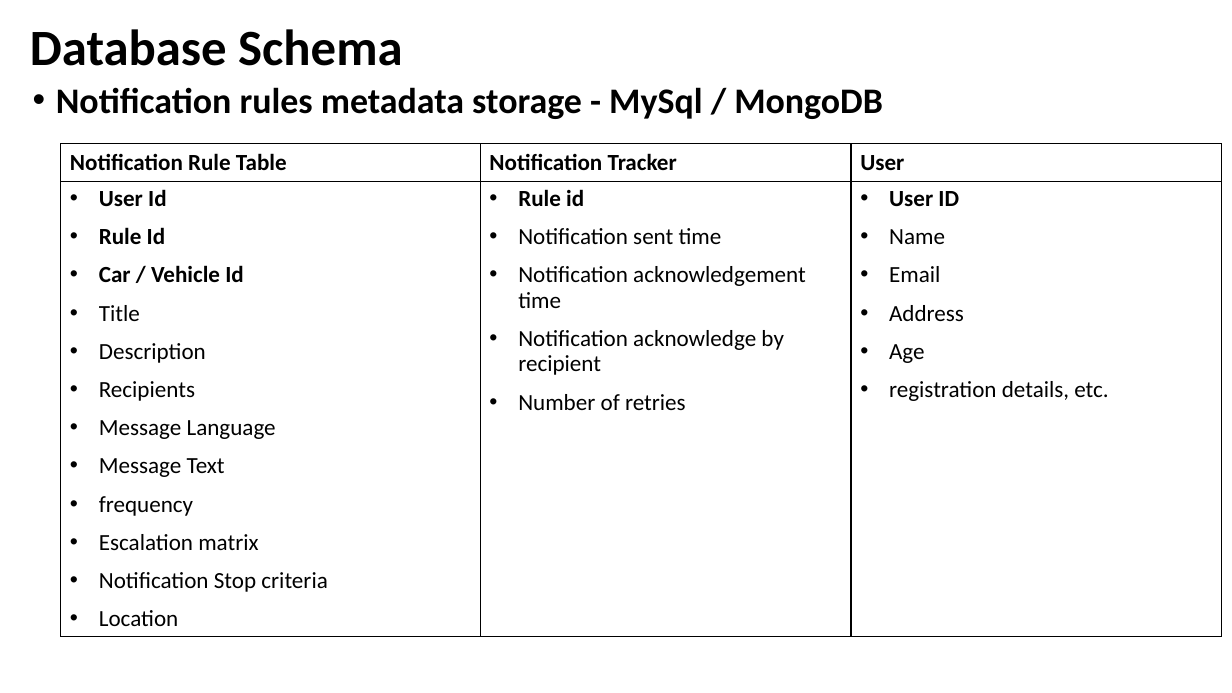
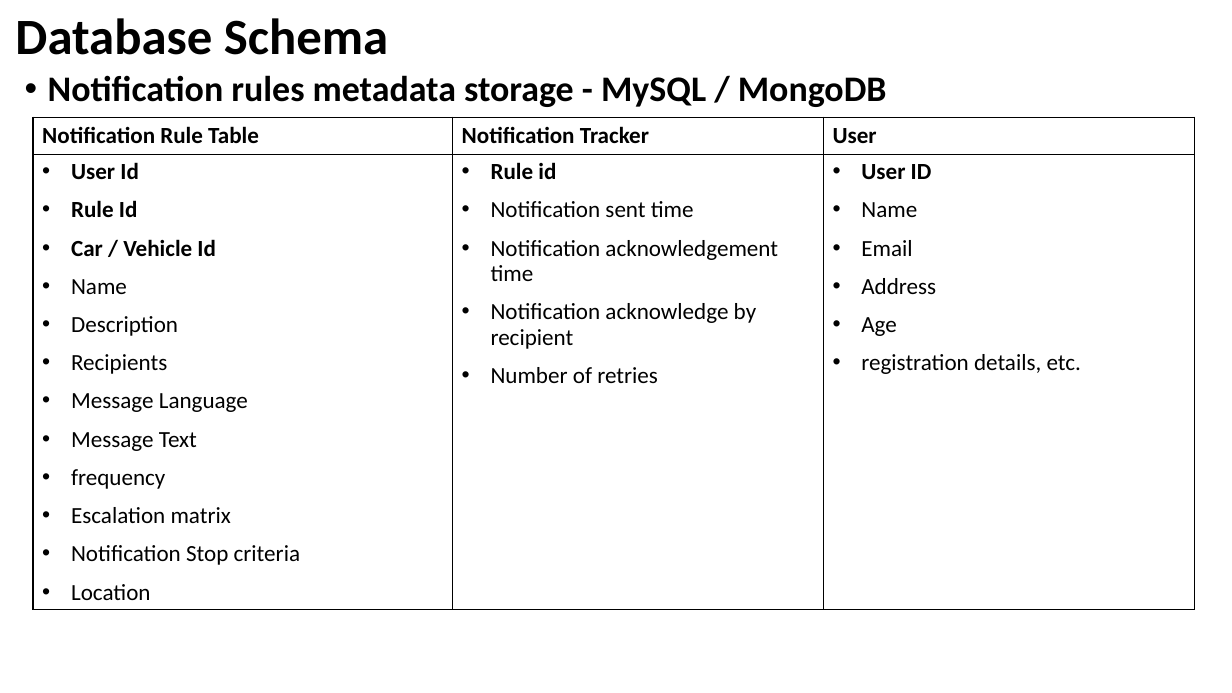
Before and after one commit to debashismohanty/crud, a slide deck: slide 7 of Presentation RMCH Unit.pptx. Drawn at 1232x693 pixels with LibreOffice and Linux fonts; fonts in the diff are those of the drawing. Boxes give left, top, right and bottom in pixels: in the first picture for what was removed or moved away, otherwise in the second. Text is boxed around its words. In the diff, an @@ line names an element or a change of style, - is before the commit and + after.

```diff
--- a/Presentation RMCH Unit.pptx
+++ b/Presentation RMCH Unit.pptx
@@ title "Database Schema" moved from (x1=30, y1=29, x2=402, y2=66) to (x1=15, y1=18, x2=388, y2=55) @@
@@ text at (x1=48, y1=75, x2=887, y2=107): text changed @@
-• Notification rules metadata storage - MySql / MongoDB
+• Notification rules metadata storage - MySQL / MongoDB
@@ table at (x1=33, y1=117, x2=1194, y2=604) @@
-row 2, column 1: User Id / Rule Id / Car / Vehicle Id / Title / Description / Recipients / Message Language / Message Text / frequency / Escalation matrix / Notification Stop criteria / Location
+row 2, column 1: User Id / Rule Id / Car / Vehicle Id / Name / Description / Recipients / Message Language / Message Text / frequency / Escalation matrix / Notification Stop criteria / Location
@@ table moved from (x1=61, y1=144, x2=1222, y2=631) to (x1=33, y1=117, x2=1194, y2=604) @@
```
Also in this commit, not shown: 8 other slides changed, 4 slides added.
